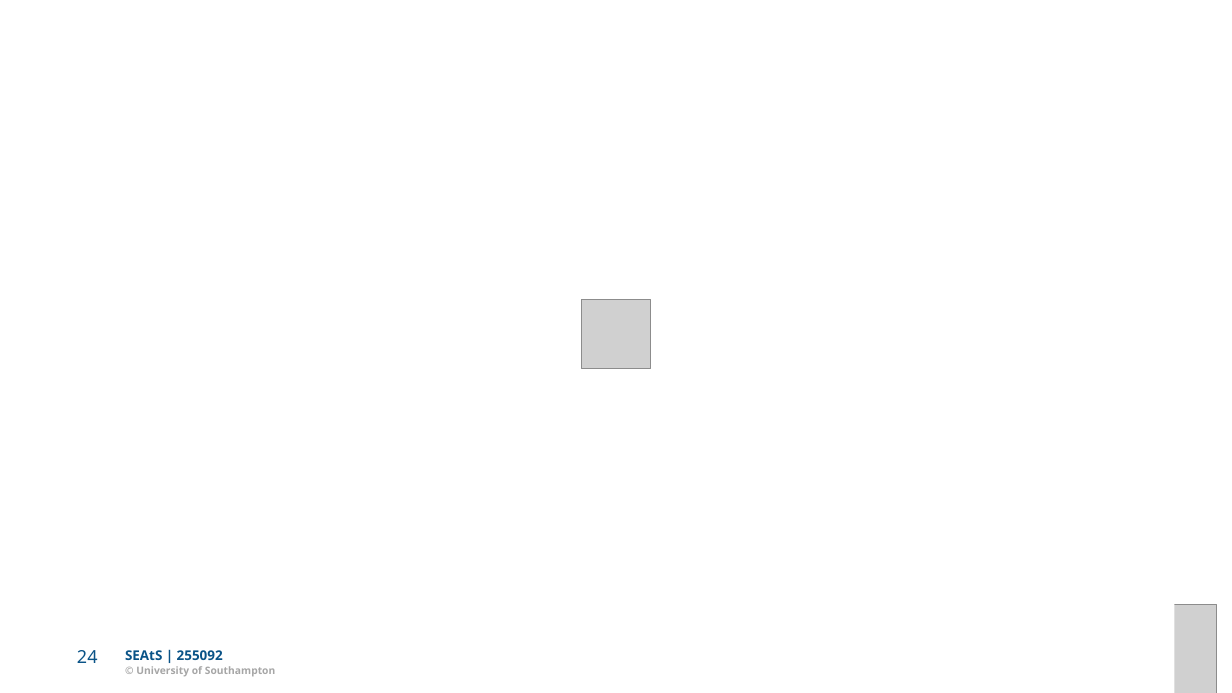
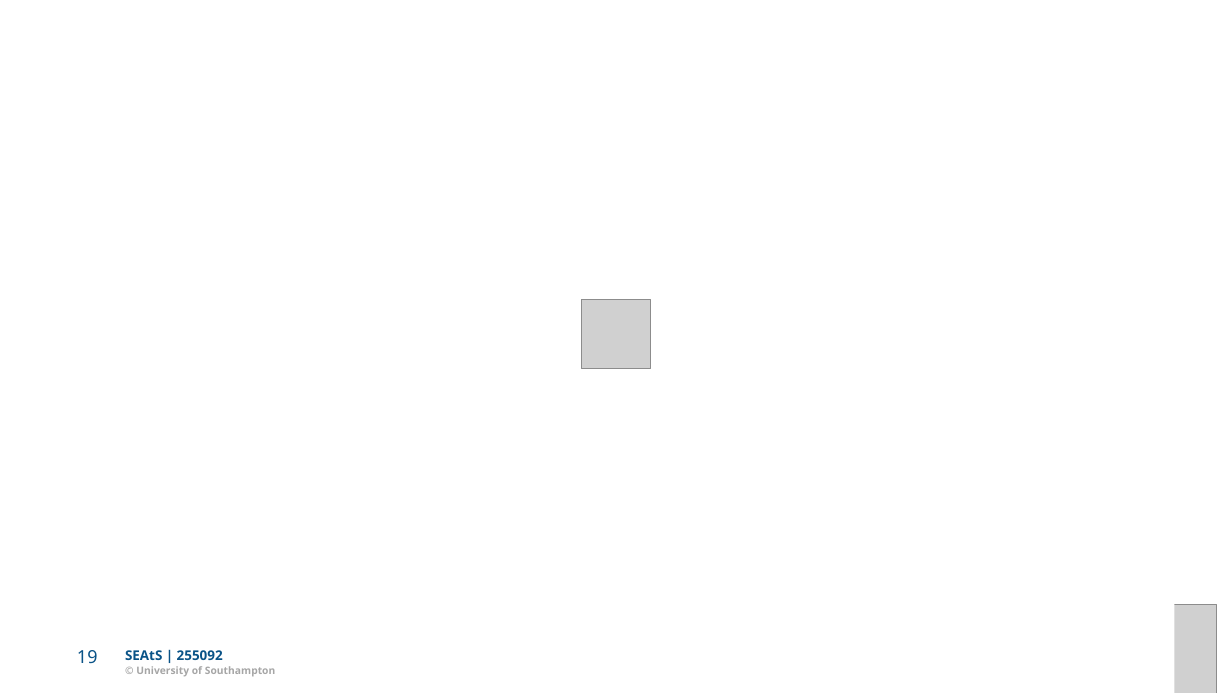
Before and after one commit to Dr-AlHashimy/Module_AICE2005_2627, a slide deck: slide 19 of html/COMP-_L6.1_Lecture.pptx (slide 24 before the commit). Drawn at 1232x693 pixels with LibreOffice and Linux fonts; fonts in the diff are those of the drawing; grey boxes stand for pictures. Boxes give left, top, right and bottom in pixels: in the first picture for what was removed or moved away, otherwise in the second. Text is boxed around its words. In the diff, an @@ line names an element or a change of style, - is before the commit and + after.

```diff
--- a/html/COMP-_L6.1_Lecture.pptx
+++ b/html/COMP-_L6.1_Lecture.pptx
@@ text at <box>77,650,98,664</box>: text changed @@
-24
+19
```
Also in this commit, not shown: 13 other slides changed, 5 slides removed, 5 other files.
